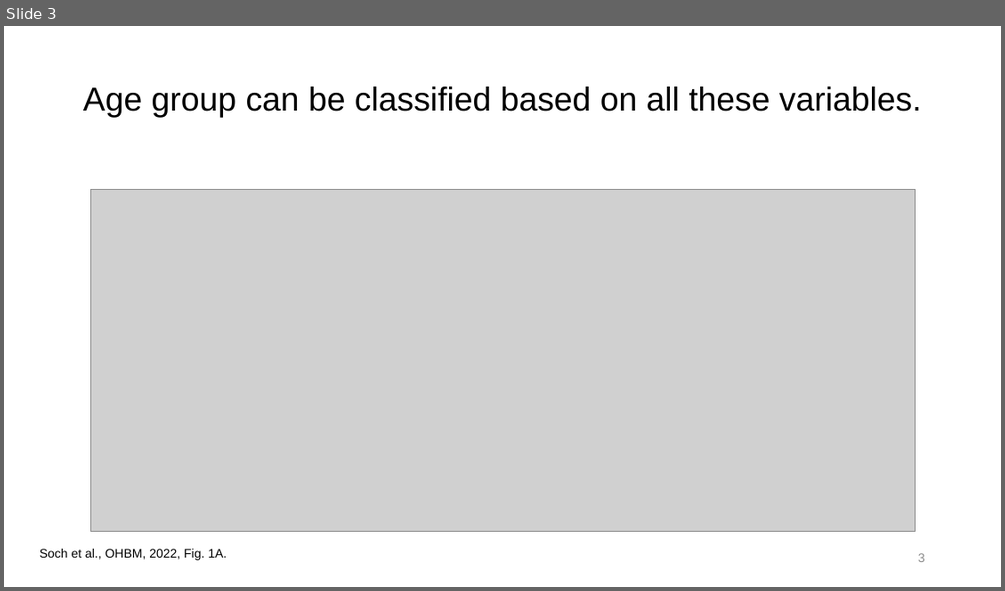
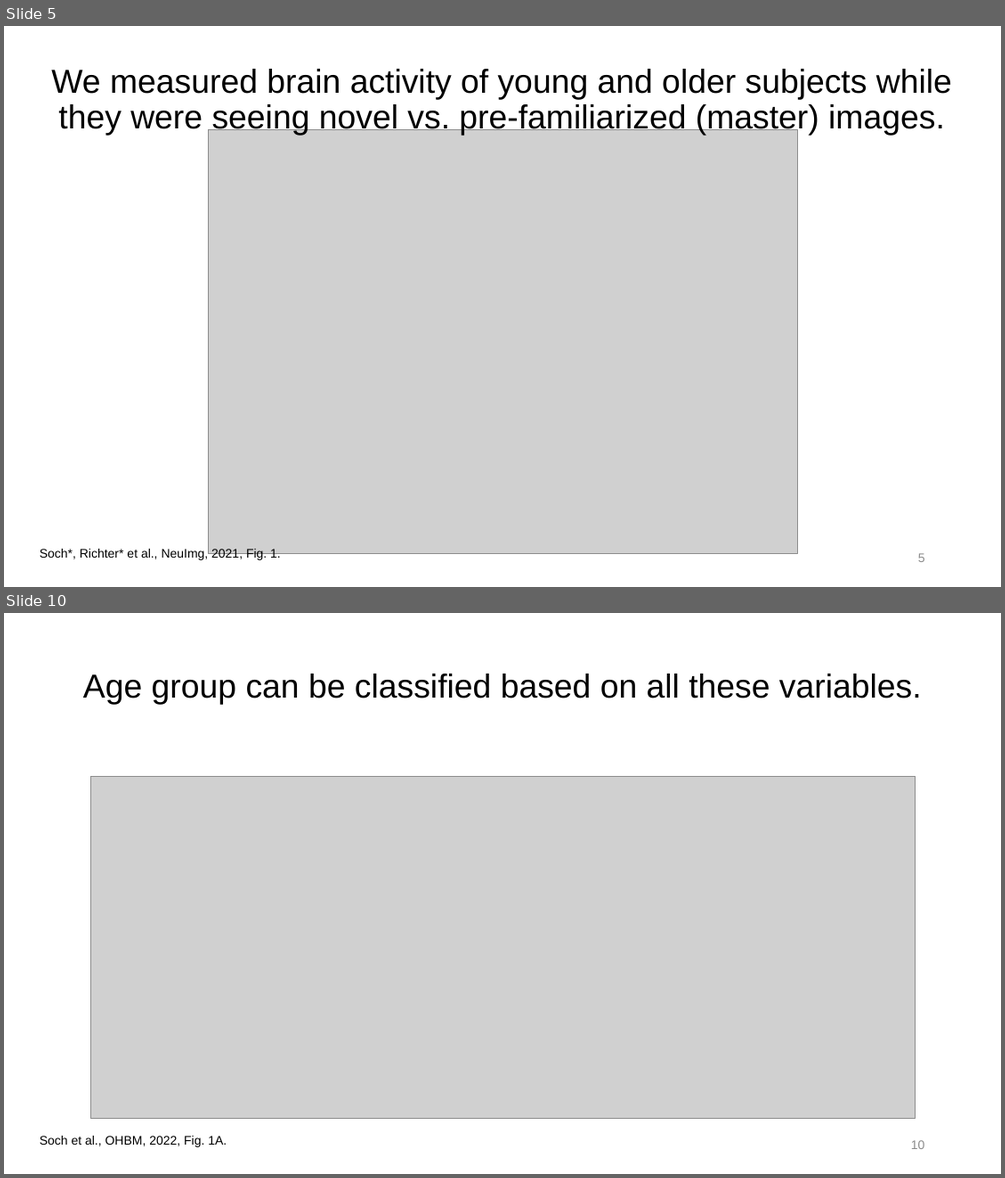
Before and after one commit to JoramSoch/OHBM_2022, a slide deck: Talks/OHBM_2022_Talk_B_FADE.pptx. Shown one above the other, each under a label of ours: slide 3 before the commit, slides 5 and 10 after it; the slides between them are not shown. The pictures are 1005x591 and 1005x1178 pixels, drawn with LibreOffice and Linux fonts; fonts in the diff are those of the drawing; grey boxes stand for pictures. Boxes give left, top, right and bottom in pixels: in the first picture for what was removed or moved away, otherwise in the second. Text is boxed around its words. In the diff, an @@ line names an element or a change of style, - is before the commit and + after.

```diff
--- a/Talks/OHBM_2022_Talk_B_FADE.pptx
+++ b/Talks/OHBM_2022_Talk_B_FADE.pptx
@@ slide 5 added at (4, 26, 1001, 587), background #FFFFFF @@
@@ title added at (51, 69, 952, 135), 32 pt, text #000000 @@
+We measured brain activity of young and older subjects while
+they were seeing novel vs. pre-familiarized (master) images.
@@ picture added at (208, 130, 797, 554) @@
@@ text added at (40, 548, 281, 561), 12 pt, text #000000 @@
+Soch*, Richter* et al., NeuImg, 2021, Fig. 1.
@@ page number added at (918, 553, 925, 562), 12 pt, text #8C8C8C @@
+5
@@ what was slide 3 is now slide 10 @@
@@ page number at (911, 1140, 925, 1149): text changed @@
-3
+10
```
Also in this commit, not shown: 3 slides changed, 10 other slides added, 1 slide removed, 2 other files.
